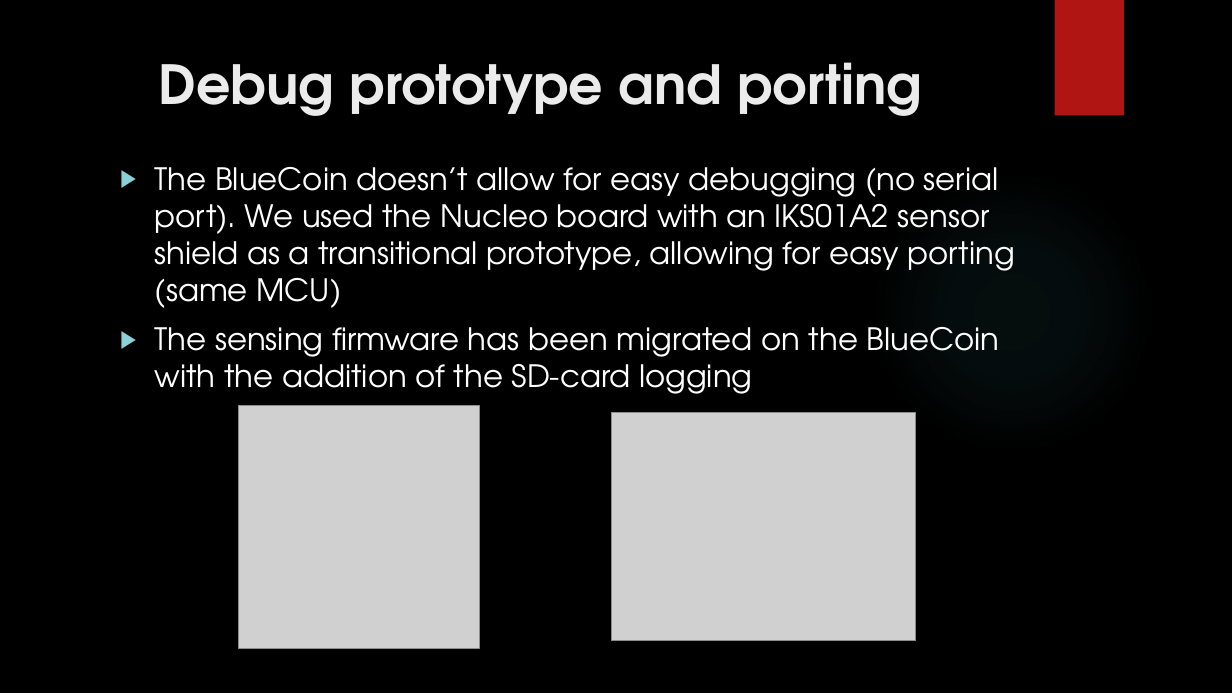
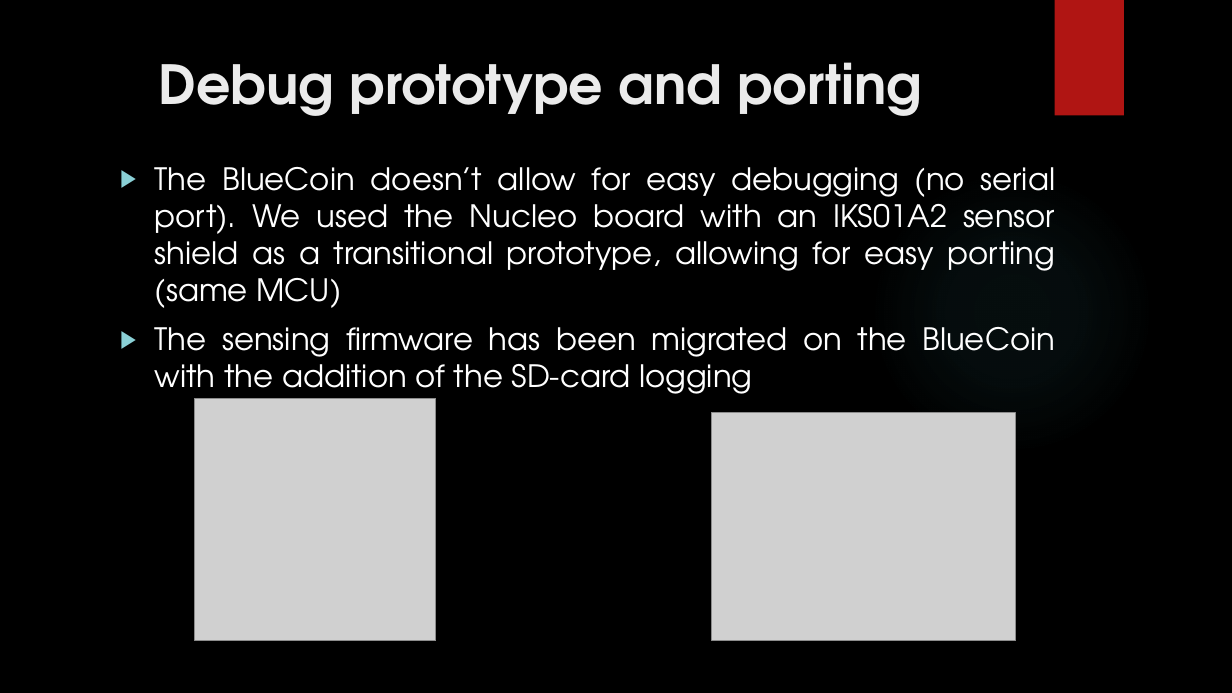
Before and after one commit to urzino/FanMonitoringBlueCoin, a slide deck: slide 10 of Pervasive_presentation_Milestone1_group8_lele.pptx. Drawn at 1232x693 pixels with LibreOffice and Linux fonts; fonts in the diff are those of the drawing; grey boxes stand for pictures; background and template pictures are left out. Boxes give left, top, right and bottom in pixels: in the first picture for what was removed or moved away, otherwise in the second. Text is boxed around its words. In the diff, an @@ line names an element or a change of style, - is before the commit and + after.

```diff
--- a/Pervasive_presentation_Milestone1_group8_lele.pptx
+++ b/Pervasive_presentation_Milestone1_group8_lele.pptx
@@ text "The BlueCoin doesn’t allow for ..." at bbox=[155, 167, 1056, 403]: alignment left to justified @@
@@ picture: place and size @@
-picture at bbox=[238, 406, 480, 648]
+picture at bbox=[195, 398, 436, 640]
@@ picture: place and size @@
-picture at bbox=[612, 413, 916, 641]
+picture at bbox=[712, 413, 1016, 641]
```
Also in this commit, not shown: 6 other slides changed, 1 other file.
